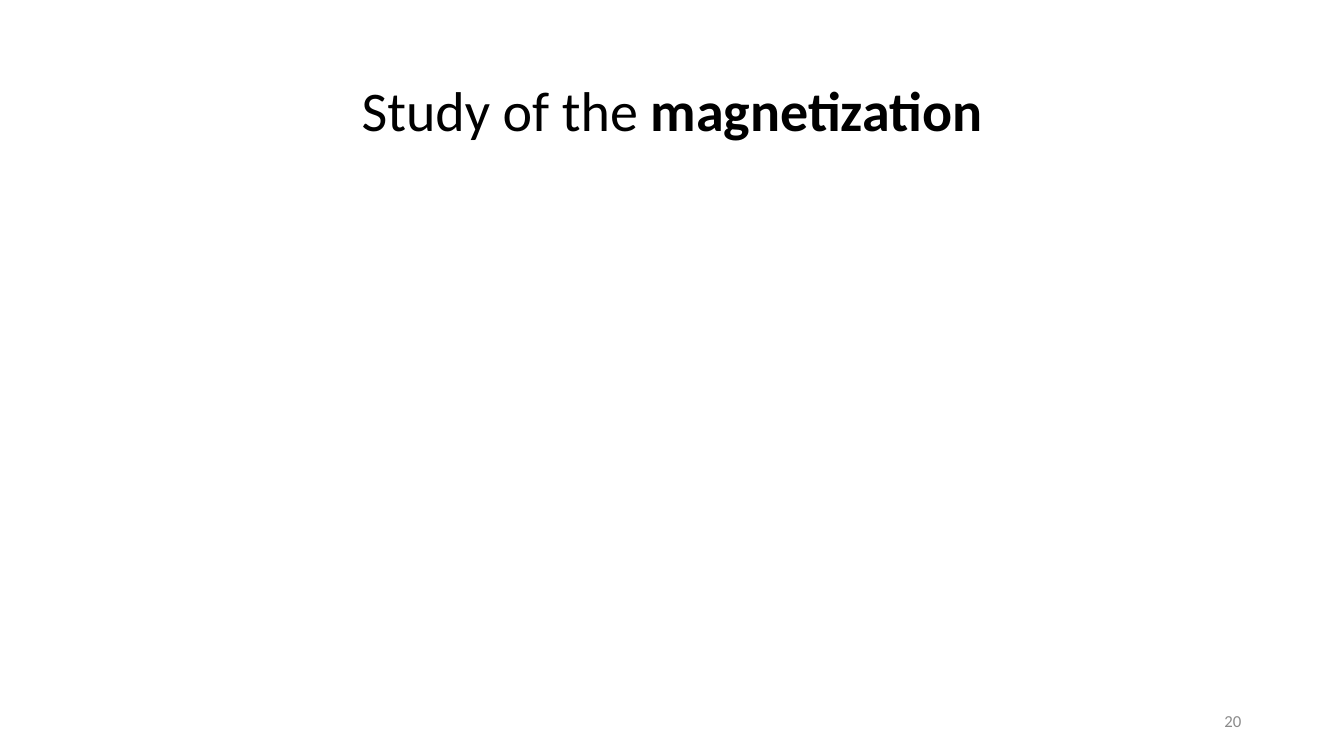
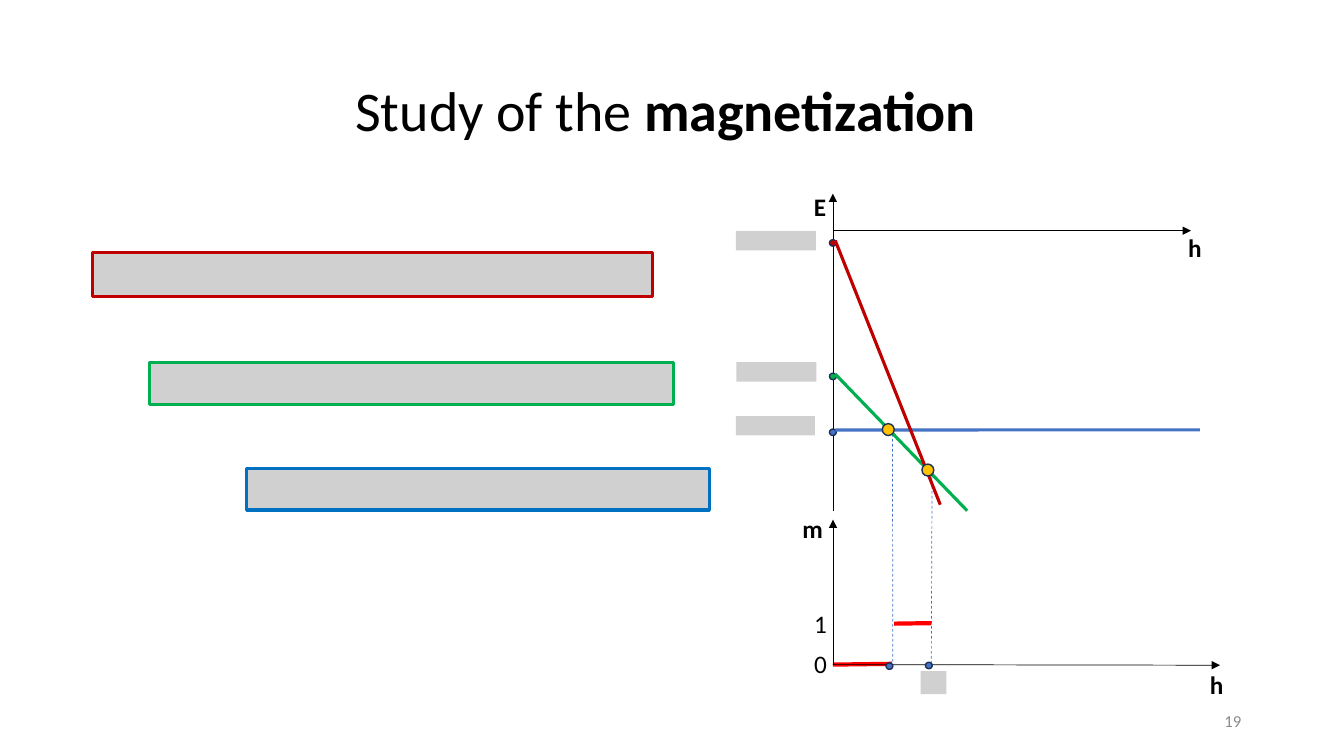
Before and after one commit to davidebernocco/Manybody_physics_project, a slide deck: slide 19 of Ladder_Heisemberg_presentation.pptx (slide 20 before the commit). Drawn at 1344x756 pixels with LibreOffice and Linux fonts; fonts in the diff are those of the drawing; grey boxes stand for pictures; background and template pictures are left out. Boxes give left, top, right and bottom in pixels: in the first picture for what was removed or moved away, otherwise in the second. Text is boxed around its words. In the diff, an @@ line names an element or a change of style, - is before the commit and + after.

```diff
--- a/Ladder_Heisemberg_presentation.pptx
+++ b/Ladder_Heisemberg_presentation.pptx
@@ title "Study of the magnetization": place and size @@
-title "Study of the magnetization" at bbox=[362, 91, 983, 141]
+title "Study of the magnetization" at bbox=[355, 91, 976, 141]
@@ text added at bbox=[814, 199, 826, 216], 18 pt, text #000000, bold @@
+E
@@ arrow added from (833, 511) to (833, 194), #000000 0.5 pt @@
@@ picture added at bbox=[736, 231, 816, 250] @@
@@ arrow added from (833, 231) to (1191, 231), #000000 0.5 pt @@
@@ text added at bbox=[1188, 239, 1202, 257], 18 pt, text #000000, bold @@
+h
@@ picture added at bbox=[93, 253, 653, 296] @@
@@ ellipse added at bbox=[830, 240, 837, 246], fill #C00000, outline #1E3256 1 pt @@
@@ line added from (836, 241) to (941, 505), #C00000 2.25 pt @@
@@ picture added at bbox=[149, 363, 674, 404] @@
@@ picture added at bbox=[736, 362, 816, 381] @@
@@ ellipse added at bbox=[830, 373, 837, 379], fill #00B050, outline #1E3256 1 pt @@
@@ line added from (836, 374) to (967, 511), #00B050 2.25 pt @@
@@ picture added at bbox=[736, 416, 815, 436] @@
@@ ellipse added at bbox=[830, 430, 837, 436], fill #4472C4, outline #1E3256 1 pt @@
@@ line added from (836, 431) to (1200, 431), #4472C4 2.25 pt @@
@@ ellipse added at bbox=[882, 423, 894, 436], fill #FFC000, outline #1E3256 1 pt @@
@@ line added from (892, 434) to (893, 666), #4472C4 0.5 pt dashed @@
@@ picture added at bbox=[247, 469, 710, 510] @@
@@ ellipse added at bbox=[923, 464, 935, 476], fill #FFC000, outline #1E3256 1 pt @@
@@ line added from (933, 466) to (932, 667), #4472C4 0.5 pt dashed @@
@@ text added at bbox=[802, 525, 822, 538], 18 pt, text #000000, bold @@
+m
@@ arrow added from (833, 664) to (833, 520), #000000 0.5 pt @@
@@ text added at bbox=[814, 616, 827, 633], 18 pt, text #000000 @@
+1
@@ line added from (894, 624) to (932, 623), #FF0000 3 pt @@
@@ text added at bbox=[814, 656, 827, 673], 18 pt, text #000000 @@
+0
@@ line added from (833, 664) to (892, 664), #FF0000 3 pt @@
@@ arrow added from (833, 664) to (1220, 665), #000000 0.5 pt @@
@@ ellipse added at bbox=[886, 663, 893, 669], fill #4472C4, outline #1E3256 1 pt @@
@@ picture added at bbox=[921, 671, 946, 695] @@
@@ ellipse added at bbox=[926, 662, 933, 668], fill #4472C4, outline #1E3256 1 pt @@
@@ text added at bbox=[1210, 676, 1224, 694], 18 pt, text #000000, bold @@
+h
@@ page number at bbox=[1224, 716, 1241, 727]: text changed @@
-20
+19
```
Also in this commit, not shown: 7 other slides changed, 4 slides added, 4 slides removed.
